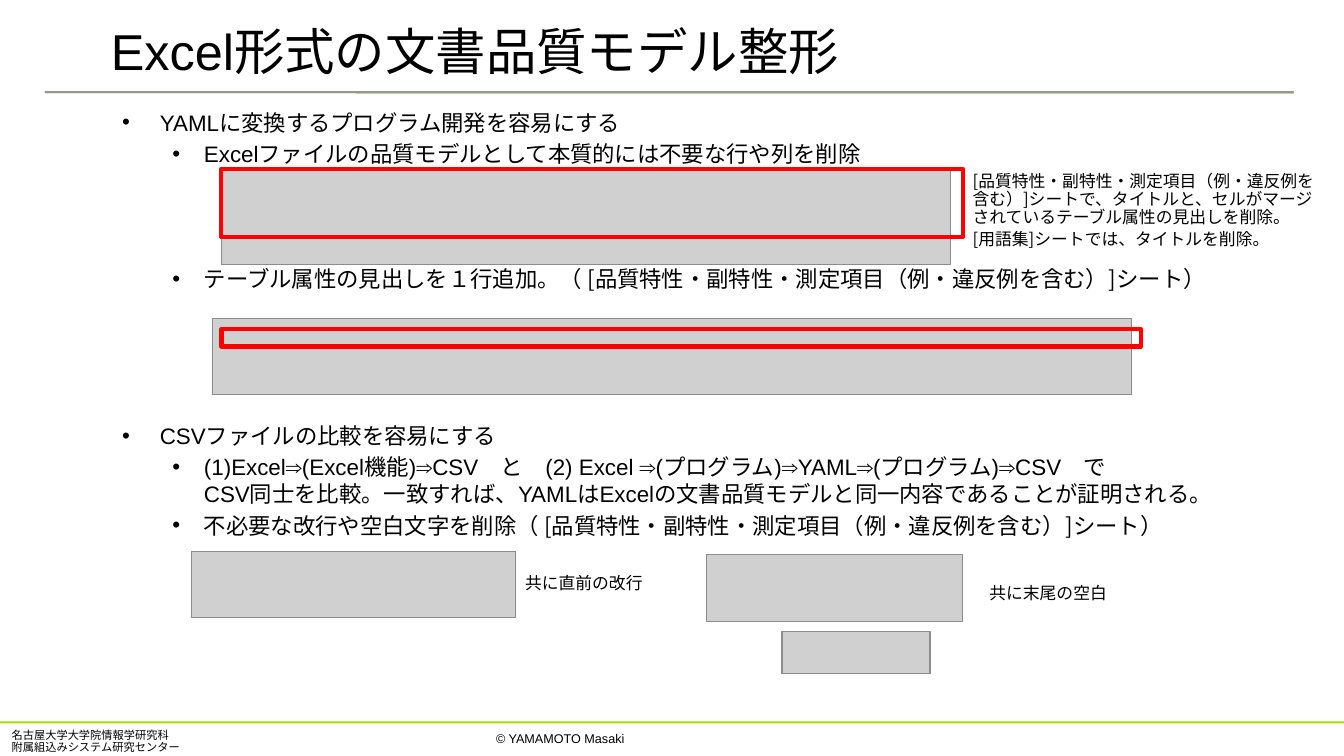
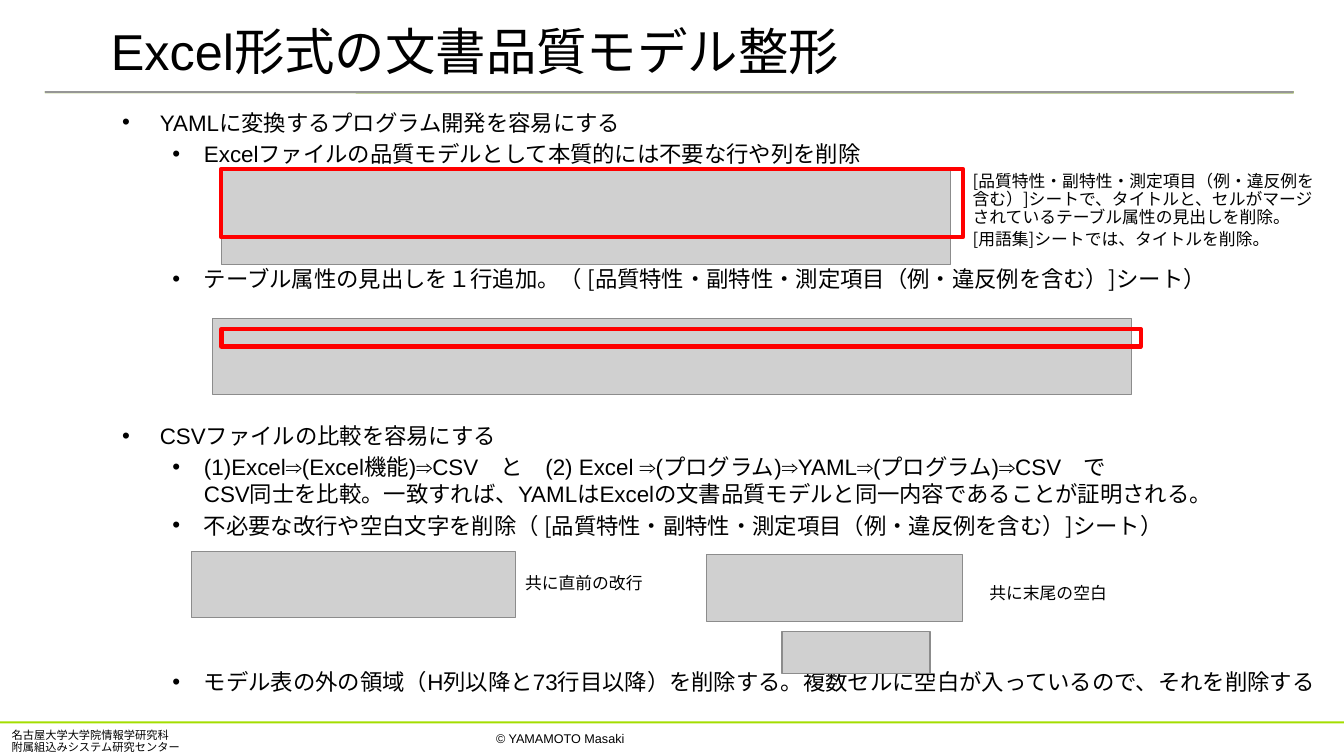
Before and after one commit to yamaPiT/ASDoQ_DocQModel, a slide deck: slide 1 of 文書品質モデルエクセルファイルの整形.pptx. Drawn at 1344x756 pixels with LibreOffice and Linux fonts; fonts in the diff are those of the drawing; grey boxes stand for pictures. Boxes give left, top, right and bottom in pixels: in the first picture for what was removed or moved away, otherwise in the second. Text is boxed around its words. In the diff, an @@ line names an element or a change of style, - is before the commit and + after.

Commit message:
注釈を追加

```diff
--- a/文書品質モデルエクセルファイルの整形.pptx
+++ b/文書品質モデルエクセルファイルの整形.pptx
@@ text at bbox=[204, 668, 1315, 692]: paragraph added @@
+  • モデル表の外の領域（H列以降と73行目以降）を削除する。複数セルに空白が入っているので、それを削除する
```
